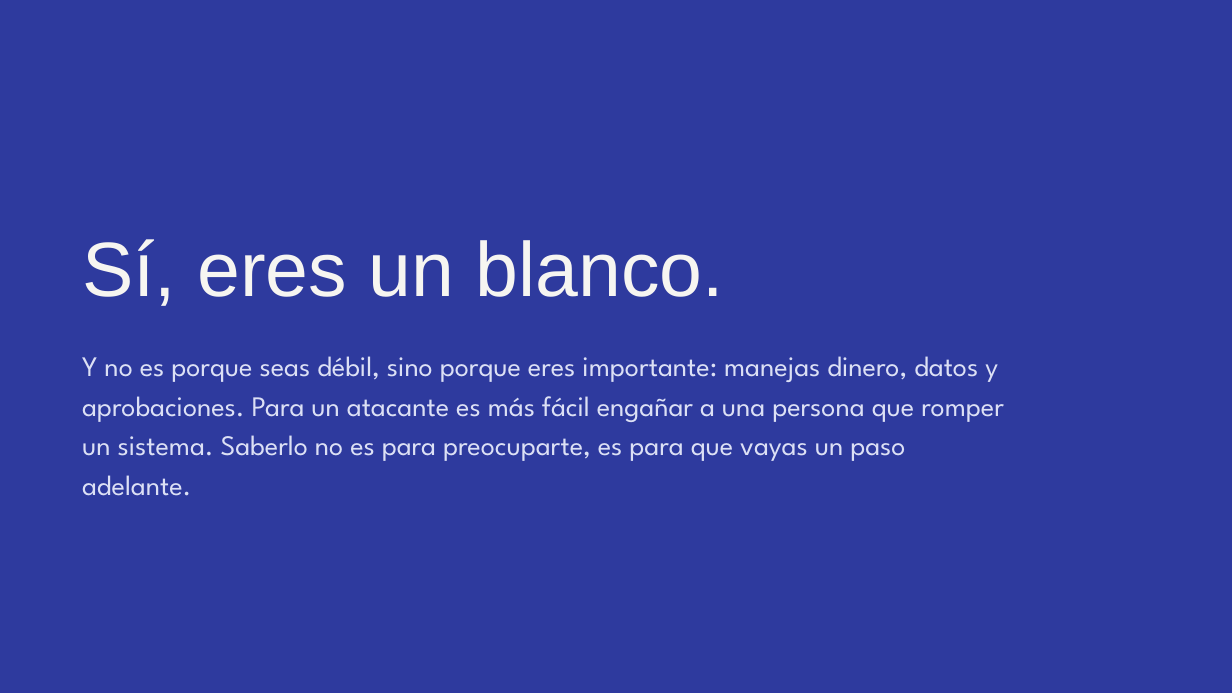
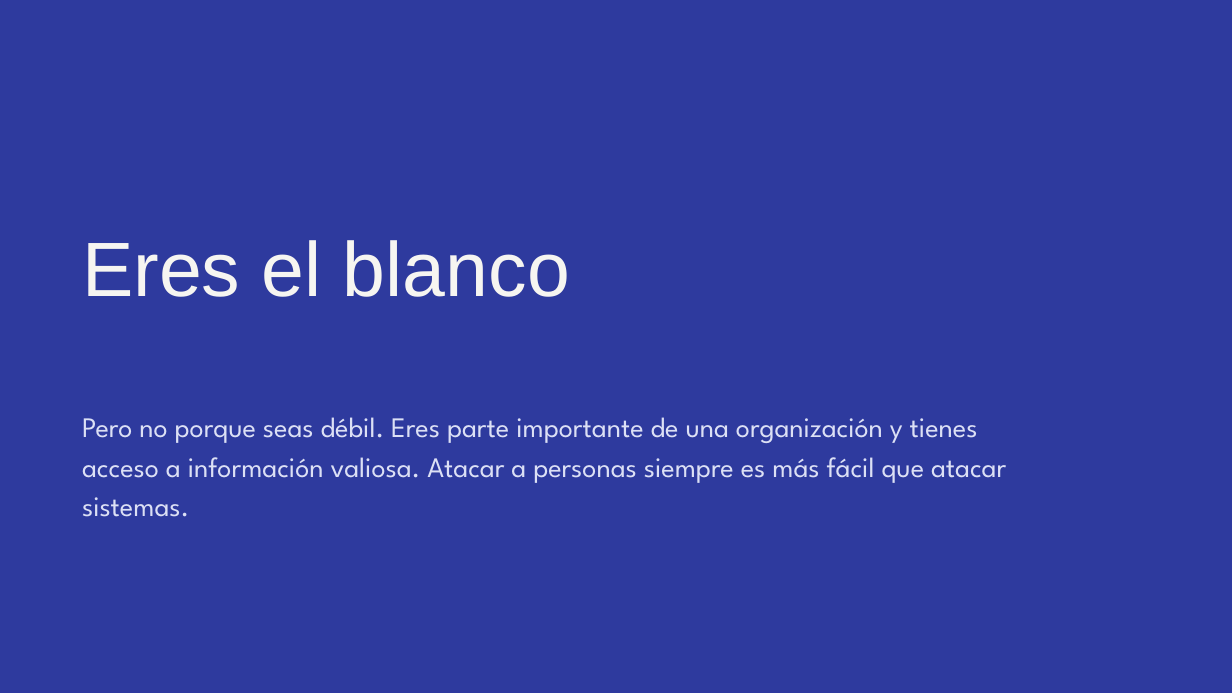
Before and after one commit to pralogy/claudecloudetemasgenerales, a slide deck: slide 4 of Ciberseguridad_sin_ansiedad.pptx. Drawn at 1232x693 pixels with LibreOffice and Linux fonts; fonts in the diff are those of the drawing. Boxes give left, top, right and bottom in pixels: in the first picture for what was removed or moved away, otherwise in the second. Text is boxed around its words. In the diff, an @@ line names an element or a change of style, - is before the commit and + after.

```diff
--- a/Ciberseguridad_sin_ansiedad.pptx
+++ b/Ciberseguridad_sin_ansiedad.pptx
@@ title at (82, 240, 570, 297): text changed @@
-Sí, eres un blanco.
+Eres el blanco
@@ text at (82, 417, 1006, 517): text changed @@
-Y no es porque seas débil, sino porque eres importante: manejas dinero, datos y aprobaciones. Para un atacante es más fácil engañar a una persona que romper un sistema. Saberlo no es para preocuparte, es para que vayas un paso adelante.
+Pero no porque seas débil. Eres parte importante de una organización y tienes acceso a información valiosa. Atacar a personas siempre es más fácil que atacar sistemas.
```
Also in this commit, not shown: 6 other slides changed, 5 slides added, 1 slide removed.
